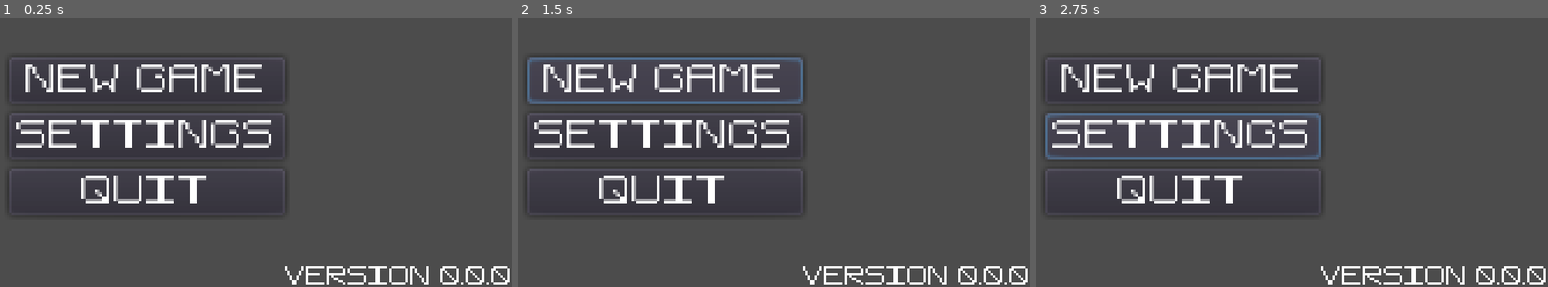
Above: before the commit, frames 1-3 (left to right).
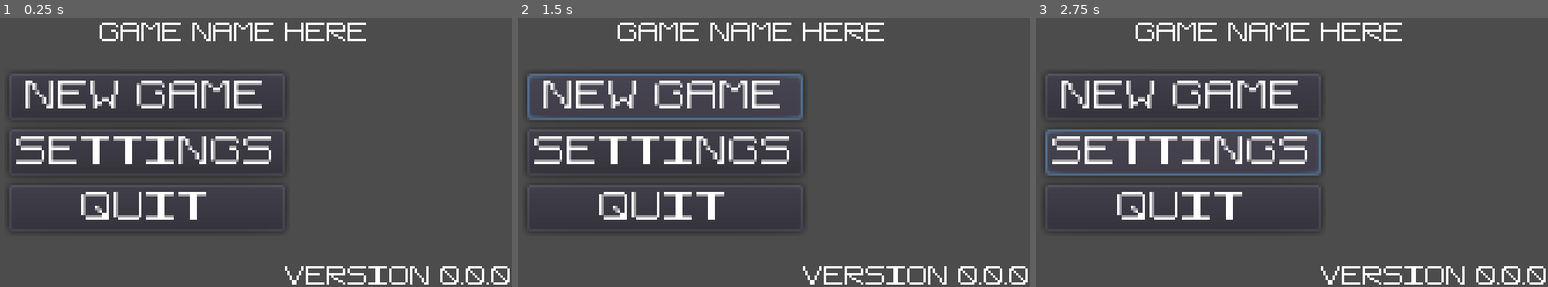
Above: after the commit, the same moments.

Repository: CMDR-Piboy314/Ludum-Dare-51
Game: Godot game, scene res://scn/UI/TitleScreen.tscn
Same seed, same stepped clock (60 frames per second), same inputs: the game is played once before the commit and once after it. This scene is started directly instead of the project's main scene.
Inputs:
- Up to frame 1 (0.25 s): no input
- Up to frame 2 (1.5 s): click "New Game" at 0.5 s; click "New Game" at 1.25 s
- Up to frame 3 (2.75 s): click "Settings" at 2 s

The runs differ from the first frame. In frame 1, 11% of the frame differs, in the area x 1-72%, y 1-79%; in frame 2, 12%; in frame 3, 12%.

Commit message:
Added temp title label

Diff:
--- a/scn/UI/TitleScreen.tscn
+++ b/scn/UI/TitleScreen.tscn
@@ -27,47 +27,62 @@
 margin_right = 195.0
 stretch_mode = 4
 
+[node name="Temp" type="Label" parent="Menu"]
+margin_left = 39.0
+margin_top = 4.0
+margin_right = 155.0
+margin_bottom = 13.0
+size_flags_horizontal = 4
+custom_fonts/font = SubResource( 1 )
+text = "Game Name here"
+align = 1
+valign = 1
+uppercase = true
+__meta__ = {
+"_editor_description_": "This will be replaced by the logo"
+}
+
 [node name="CenterRow" type="HBoxContainer" parent="Menu"]
-margin_top = 4.0
+margin_top = 17.0
 margin_right = 195.0
 margin_bottom = 103.0
 size_flags_vertical = 3
 
 [node name="Buttons" type="VBoxContainer" parent="Menu/CenterRow"]
 margin_right = 119.0
-margin_bottom = 99.0
+margin_bottom = 86.0
 size_flags_horizontal = 3
 size_flags_vertical = 3
 alignment = 1
 
 [node name="NewGameBtn" parent="Menu/CenterRow/Buttons" instance=ExtResource( 2 )]
-margin_top = 15.0
+margin_top = 9.0
 margin_right = 119.0
-margin_bottom = 35.0
+margin_bottom = 29.0
 
 [node name="SettingsBtn" parent="Menu/CenterRow/Buttons" instance=ExtResource( 3 )]
-margin_top = 39.0
+margin_top = 33.0
 margin_right = 119.0
-margin_bottom = 59.0
+margin_bottom = 53.0
 
 [node name="QuitBtn" parent="Menu/CenterRow/Buttons" instance=ExtResource( 1 )]
-margin_top = 63.0
+margin_top = 57.0
 margin_right = 119.0
-margin_bottom = 83.0
+margin_bottom = 77.0
 
 [node name="CenterContainer" type="CenterContainer" parent="Menu/CenterRow"]
 margin_left = 123.0
 margin_right = 195.0
-margin_bottom = 99.0
+margin_bottom = 86.0
 size_flags_horizontal = 3
 size_flags_vertical = 3
 size_flags_stretch_ratio = 0.6
 
 [node name="TextureRect" type="TextureRect" parent="Menu/CenterRow/CenterContainer"]
 margin_left = 36.0
-margin_top = 49.0
+margin_top = 43.0
 margin_right = 36.0
-margin_bottom = 49.0
+margin_bottom = 43.0
 
 [node name="Label" type="Label" parent="."]
 anchor_left = 1.0
